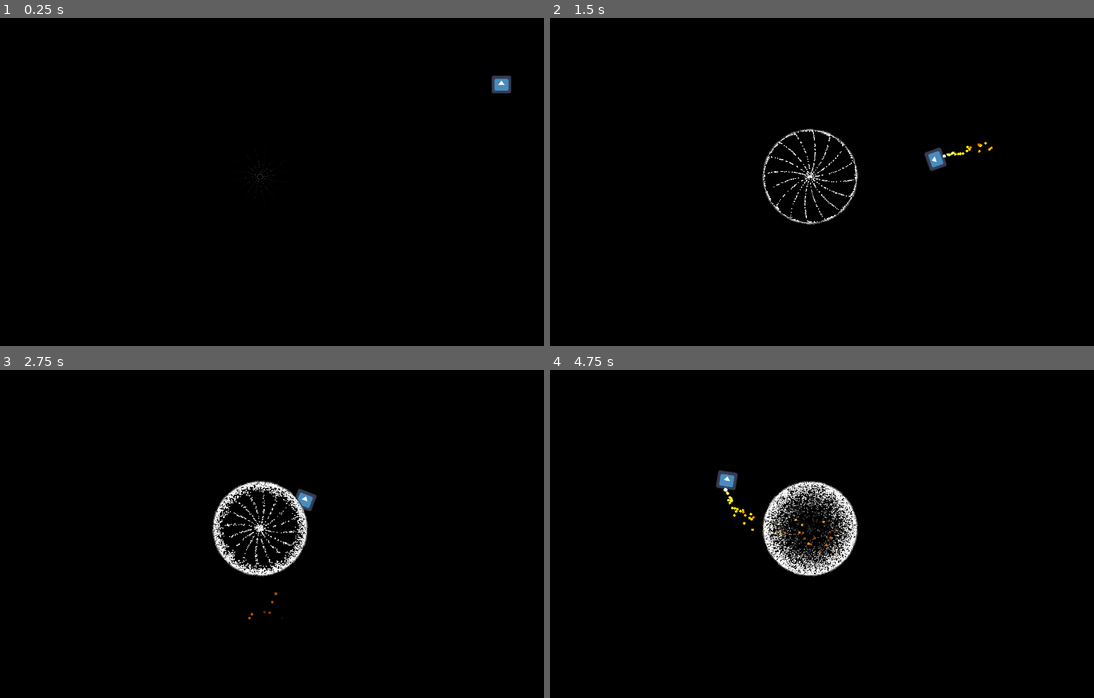
Above: before the commit, frames 1-4 (two rows, left to right).
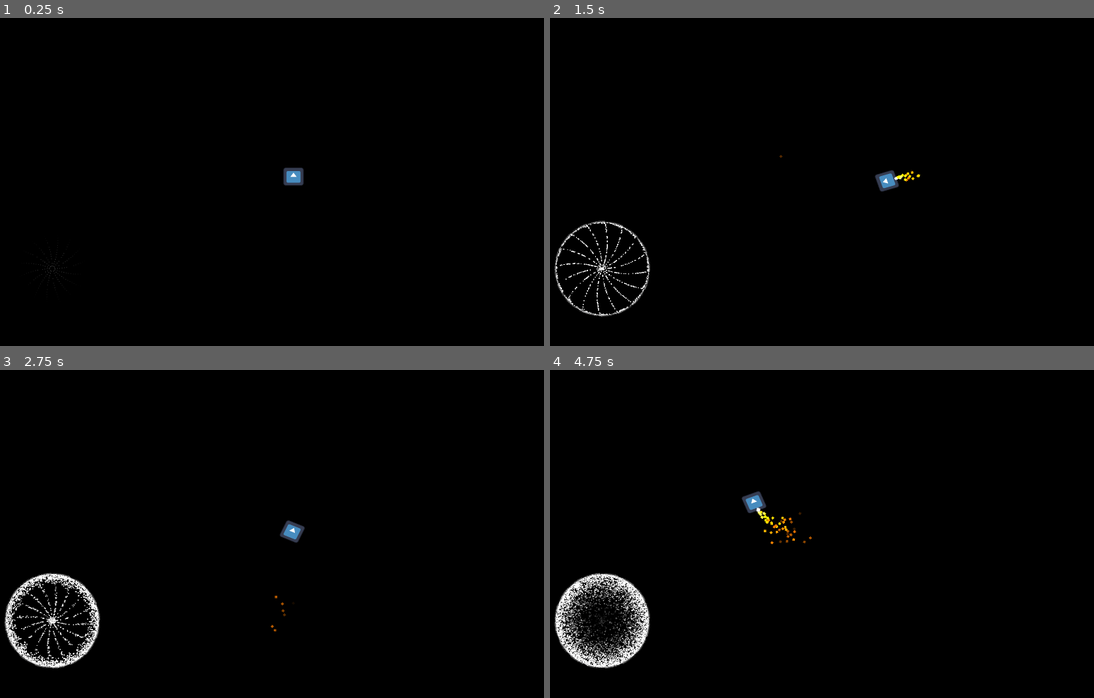
Above: after the commit, the same moments.

Repository: mwtopping/mousemove
Game: Godot game, scene res://Scenes/game_root.tscn
Two runs of this game, one before a commit and one after it. Both use one fixed random seed, a clock stepped at 60 frames per second and the inputs below. The engine's default icon, where the game draws it, is replaced by a stand-in: a white triangle on a blue panel in a dark square.
Inputs (mouse positions are in pixels of both pictures, inside the frame that each line leads up to):
- Up to frame 1 (0.25 s): no input
- Up to frame 2 (1.5 s): move the mouse to (941, 172) at 0.52 s; click (941, 172) at 0.67 s; drag from (707, 211) to (789, 267) at 1.27 s
- Up to frame 3 (2.75 s): move the mouse to (326, 461) at 2.02 s; click (326, 461) at 2.17 s
- Up to frame 4 (4.75 s): drag from (789, 619) to (647, 488) at 2.77 s; move the mouse to (985, 599) at 3.52 s; click (985, 599) at 3.67 s; drag from (647, 488) to (734, 452) at 4.27 s

The runs differ from the first frame. In frame 1, 0.5% of the frame differs, in the area x 5-95%, y 17-83%; in frame 2, 2.1%; in frame 3, 3.6%; in frame 4, 5.7%, in the area x 0-57%, y 30-91%.

Commit message:
Got a camera

Diff:
--- a/Scenes/icon.tscn
+++ b/Scenes/icon.tscn
@@ -7,14 +7,32 @@
 offsets = PackedFloat32Array(0, 0.0766667, 0.4, 1)
 colors = PackedColorArray(1, 1, 1, 1, 1, 1, 0, 1, 0.974744, 0.479615, 1.92523e-07, 1, 0, 0, 0, 1)
 
+[sub_resource type="Gradient" id="Gradient_q7ic6"]
+offsets = PackedFloat32Array(0, 0.0766667, 0.473333, 1)
+colors = PackedColorArray(1, 1, 1, 1, 0.705911, 0.772938, 0.92565, 1, 0.980392, 0.827451, 0.278431, 1, 0, 0, 0, 1)
+
 [node name="Icon" type="Sprite2D"]
 scale = Vector2(0.335, 0.3)
-texture = ExtResource("1_x6m2i")
 script = ExtResource("2_ighd4")
 
-[node name="rocket" type="CPUParticles2D" parent="."]
+[node name="Camera" type="Camera2D" parent="."]
+position = Vector2(-161.194, 113.333)
+scale = Vector2(1, 1)
+zoom = Vector2(2, 2)
+drag_horizontal_enabled = true
+drag_vertical_enabled = true
+drag_left_margin = 0.5
+drag_top_margin = 0.5
+drag_right_margin = 0.5
+drag_bottom_margin = 0.5
+
+[node name="sprite" type="Sprite2D" parent="."]
+texture = ExtResource("1_x6m2i")
+
+[node name="rocket" type="CPUParticles2D" parent="sprite"]
 position = Vector2(0, 63.3333)
 rotation = 1.5708
+scale = Vector2(1, 1)
 emitting = false
 amount = 100
 randomness = 0.24
@@ -27,3 +45,22 @@
 scale_amount_min = 5.0
 scale_amount_max = 5.0
 color_ramp = SubResource("Gradient_hyrup")
+
+[node name="boost" type="CPUParticles2D" parent="sprite"]
+position = Vector2(0, 63.3333)
+rotation = 1.5708
+scale = Vector2(1, 1)
+emitting = false
+amount = 400
+lifetime = 1.2
+randomness = 0.24
+lifetime_randomness = 1.0
+spread = 90.0
+gravity = Vector2(0, 0)
+initial_velocity_min = 610.97
+initial_velocity_max = 837.67
+angle_min = -720.0
+angle_max = 720.0
+scale_amount_min = 5.0
+scale_amount_max = 5.0
+color_ramp = SubResource("Gradient_q7ic6")
--- a/project.godot
+++ b/project.godot
@@ -17,8 +17,10 @@
 
 [display]
 
-window/size/viewport_width=1200
-window/size/viewport_height=800
+window/size/viewport_width=2400
+window/size/viewport_height=1600
+window/stretch/mode="viewport"
+window/stretch/aspect="expand"
 
 [rendering]
 
--- a/scripts/icon.gd
+++ b/scripts/icon.gd
@@ -4,8 +4,10 @@
 var velocity = Vector2(0, 0)
 var acceleration = Vector2(0, 0)
 var drag = 1
-var max_speed = 500
+var max_speed = 350
 var rocket
+var boost
+var sprite
 
 # Called when the node enters the scene tree for the first time.
 func _ready():
@@ -18,17 +20,21 @@
 
 
 	if Input.is_mouse_button_pressed(1):
-			var direction = (get_viewport().get_mouse_position()-
+			var direction = (get_global_mouse_position()-
 							self.position).normalized()
-			var speed = pow((get_viewport().get_mouse_position()-
+			var speed = pow((get_global_mouse_position()-
 							self.position).length(), 1.8)
+#			var direction = (get_viewport().get_mouse_position()-
+#							self.position).normalized()
+#			var speed = pow((get_viewport().get_mouse_position()-
+#							self.position).length(), 1.8)
 			self.acceleration = speed*direction
 
-			var angle = (get_viewport().get_mouse_position()-self.position).angle()
+			var angle = (get_global_mouse_position()-self.position).angle()
 
-
-			self.rotation = angle+PI/2
-
+			#self.rotation = angle+PI/2
+			get_node("sprite").rotation = angle+PI/2
+			get_node("sprite/rocket").rotation = angle+PI/2
 	velocity += acceleration*delta
 
 	if velocity.length() > self.max_speed:
@@ -40,9 +46,23 @@
 func _input(event):
 	if event is InputEventMouseButton:
 		if event.is_pressed():
-			self.drag = 1.0
-			get_node("rocket").emitting=true
+			if event.button_index == MOUSE_BUTTON_LEFT:
+				self.drag = 1.0
+				get_node("sprite/rocket").emitting=true
+			if event.button_index == MOUSE_BUTTON_RIGHT and Input.is_mouse_button_pressed(1):
+				get_node("sprite/boost").emitting=true
+				self.max_speed = 500
+			if event.button_index == MOUSE_BUTTON_WHEEL_UP:
+				get_node("Camera").zoom *= 1.1
+			if event.button_index == MOUSE_BUTTON_WHEEL_DOWN:
+				get_node("Camera").zoom *= 0.9
 		else:
-			self.drag = 0.97
-			self.acceleration = Vector2(0, 0)
-			get_node("rocket").emitting=false
+			if event.button_index == MOUSE_BUTTON_LEFT:
+				self.drag = 0.97
+				self.acceleration = Vector2(0, 0)
+				get_node("sprite/rocket").emitting=false
+				get_node("sprite/boost").emitting=false
+				self.max_speed = 350
+			if event.button_index == MOUSE_BUTTON_RIGHT:
+				get_node("sprite/boost").emitting=false
+				self.max_speed = 350
Not shown: 1 places in Scenes/icon.tscn that only renumber resources
